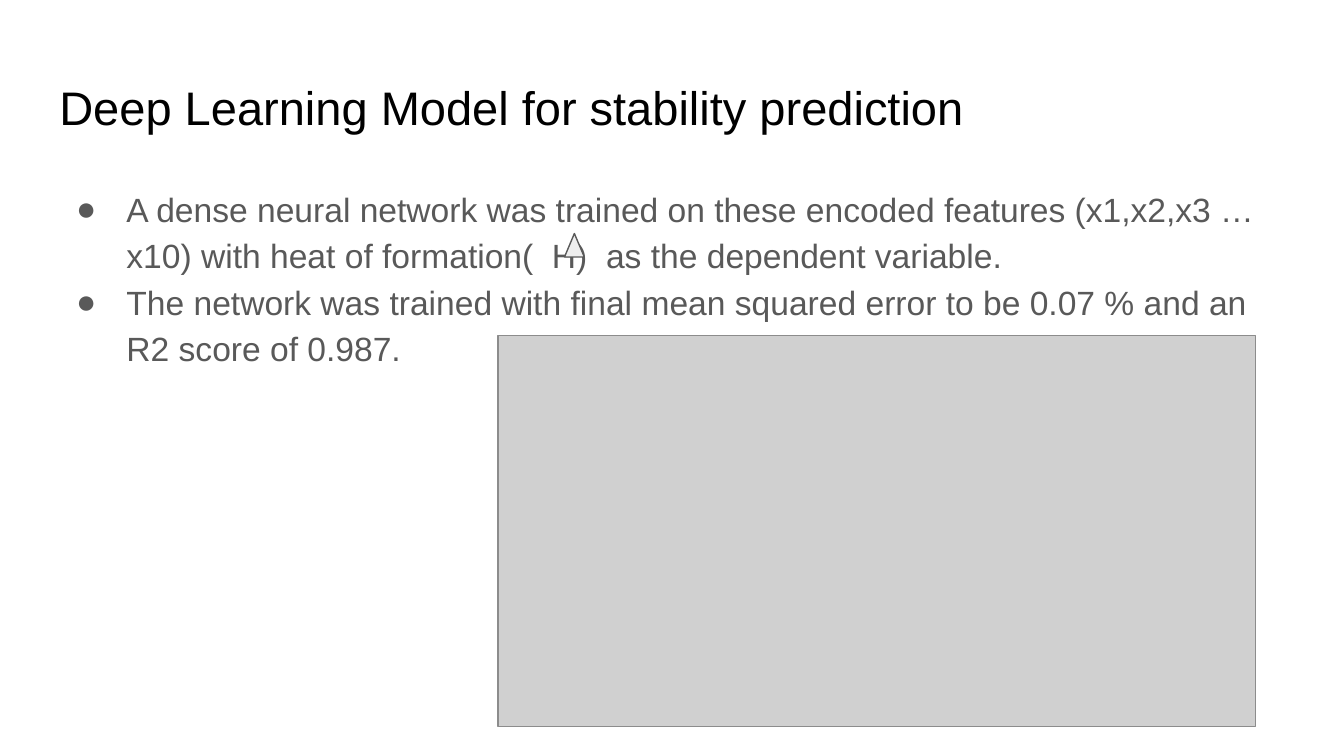
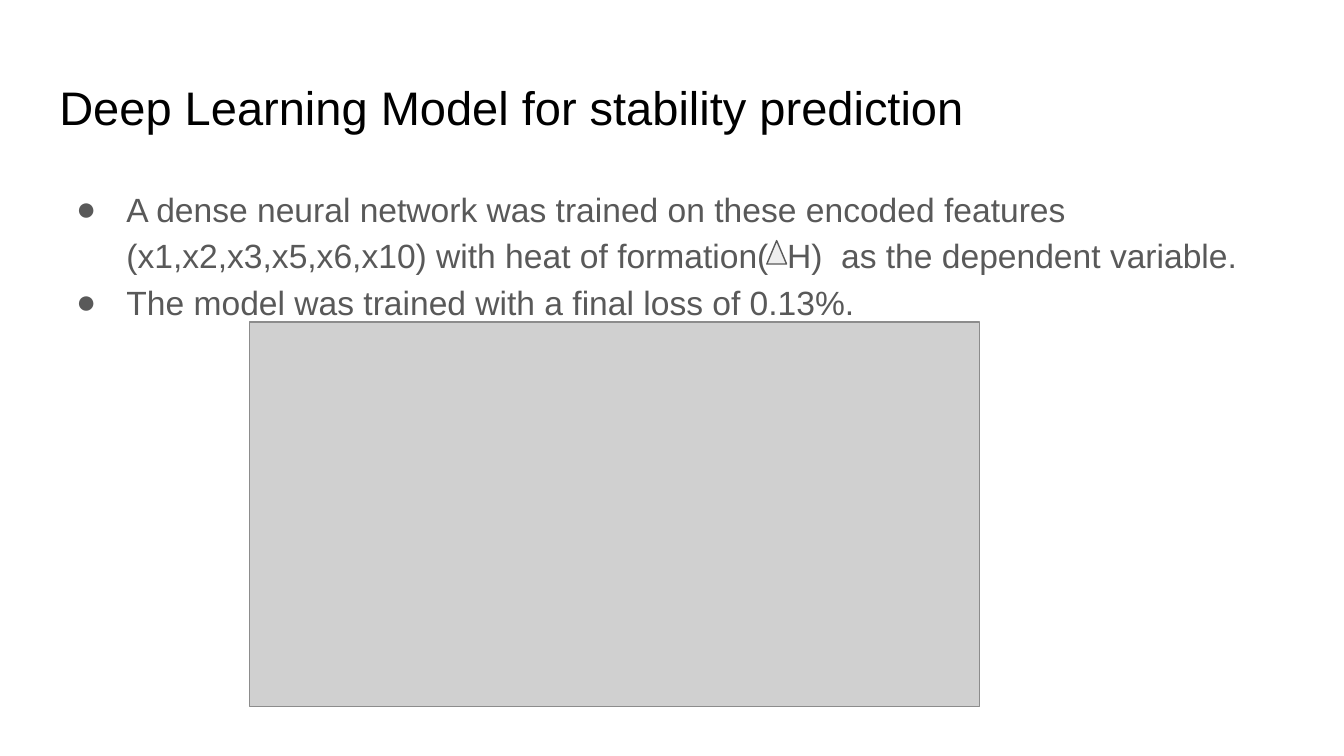
Before and after one commit to nav-neit/Stability-of-Perovskite-Materials-using-DeepLearning, a slide deck: slide 10 of Stability of Perovskite Materials using Machine Learning.pptx (slide 9 before the commit). Drawn at 1344x756 pixels with LibreOffice and Linux fonts; fonts in the diff are those of the drawing; grey boxes stand for pictures. Boxes give left, top, right and bottom in pixels: in the first picture for what was removed or moved away, otherwise in the second. Text is boxed around its words. In the diff, an @@ line names an element or a change of style, - is before the commit and + after.

```diff
--- a/Stability of Perovskite Materials using Machine Learning.pptx
+++ b/Stability of Perovskite Materials using Machine Learning.pptx
@@ text at [126,197,1237,316]: text changed @@
-● A dense neural network was trained on these encoded features (x1,x2,x3 …x10) with heat of formation( H) as the dependent variable.
-● The network was trained with final mean squared error to be 0.07 % and an R2 score of 0.987.
+● A dense neural network was trained on these encoded features (x1,x2,x3,x5,x6,x10) with heat of formation( H) as the dependent variable.
+● The model was trained with a final loss of 0.13%.
@@ triangle: place and size @@
-triangle at [564,234,585,257]
+triangle at [767,241,788,263]
@@ picture added at [250,323,980,707] @@
@@ picture removed at [499,335,1255,726] @@
```
Also in this commit, not shown: 1 other slide changed, 2 slides added, 1 other file.
